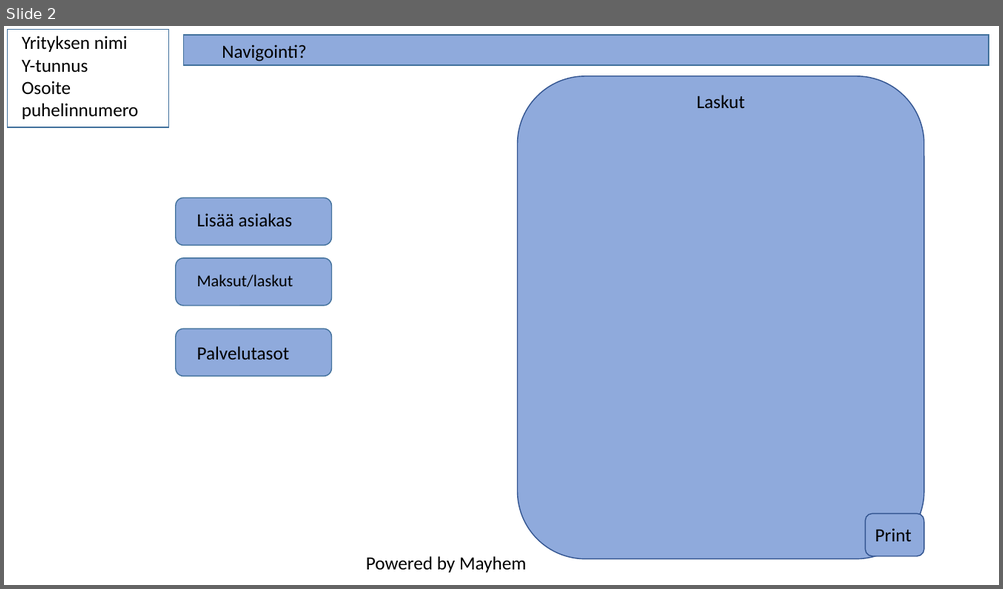
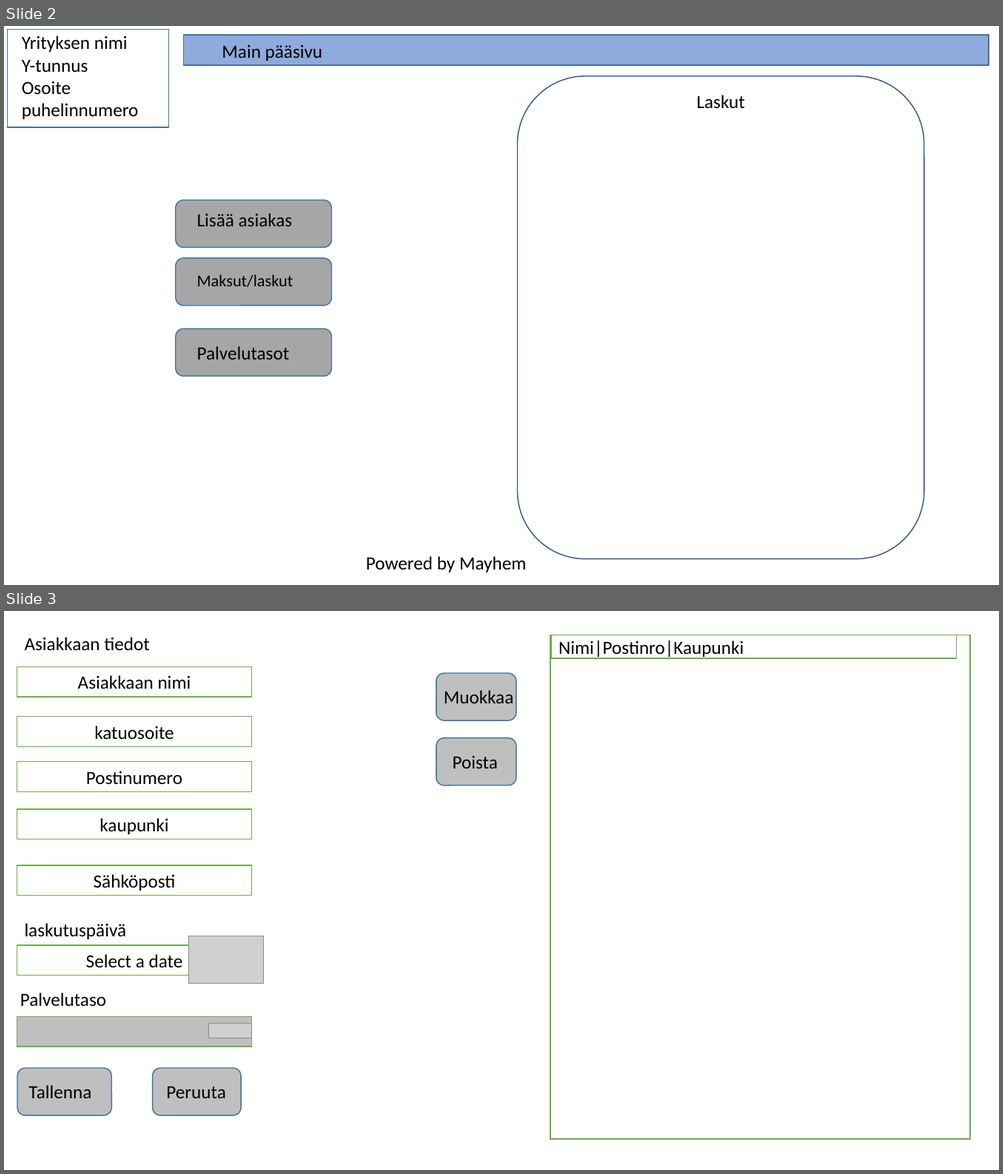
Before and after one commit to lepi313/Ohjelmistokehitysprojekti, a slide deck: Dokumentit/Visuaalinen suunnittelu.pptx. Shown one above the other, each under a label of ours: slide 2 before the commit, slides 2 and 3 after it. The pictures are 1003x589 and 1003x1174 pixels, drawn with LibreOffice and Linux fonts; fonts in the diff are those of the drawing; grey boxes stand for pictures. Boxes give left, top, right and bottom in pixels: in the first picture for what was removed or moved away, otherwise in the second. Text is boxed around its words. In the diff, an @@ line names an element or a change of style, - is before the commit and + after.

```diff
--- a/Dokumentit/Visuaalinen suunnittelu.pptx
+++ b/Dokumentit/Visuaalinen suunnittelu.pptx
@@ slide 3 added at (x1=4, y1=611, x2=999, y2=1170), background #FFFFFF @@
@@ text added at (x1=25, y1=637, x2=149, y2=651), 18 pt, text #000000 @@
+Asiakkaan tiedot
@@ rectangle added at (x1=550, y1=635, x2=970, y2=1139), fill #FFFFFF, outline #70AD47 1 pt @@
@@ rectangle added at (x1=551, y1=635, x2=956, y2=658), fill #FFFFFF, outline #70AD47 1 pt, 18 pt, text #000000 @@
+Nimi|Postinro|Kaupunki
@@ rectangle added at (x1=17, y1=667, x2=252, y2=697), fill #FFFFFF, outline #70AD47 1 pt, 18 pt, text #000000 @@
+Asiakkaan nimi
@@ rounded rectangle added at (x1=436, y1=673, x2=516, y2=721), fill #BFBFBF, outline #43739E 1 pt @@
@@ text added at (x1=444, y1=690, x2=514, y2=703), 18 pt, text #000000 @@
+Muokkaa
@@ rectangle added at (x1=17, y1=717, x2=252, y2=747), fill #FFFFFF, outline #70AD47 1 pt, 18 pt, text #000000 @@
+katuosoite
@@ rounded rectangle added at (x1=436, y1=738, x2=516, y2=786), fill #BFBFBF, outline #43739E 1 pt @@
@@ rectangle added at (x1=17, y1=762, x2=252, y2=792), fill #FFFFFF, outline #70AD47 1 pt, 18 pt, text #000000 @@
+Postinumero
@@ text added at (x1=452, y1=755, x2=498, y2=769), 18 pt, text #000000 @@
+Poista
@@ rectangle added at (x1=17, y1=809, x2=252, y2=840), fill #FFFFFF, outline #70AD47 1 pt, 18 pt, text #000000 @@
+kaupunki
@@ rectangle added at (x1=17, y1=866, x2=252, y2=895), fill #FFFFFF, outline #70AD47 1 pt, 18 pt, text #000000 @@
+Sähköposti
@@ text added at (x1=25, y1=923, x2=127, y2=940), 18 pt, text #000000 @@
+laskutuspäivä
@@ picture added at (x1=189, y1=937, x2=264, y2=984) @@
@@ rectangle added at (x1=17, y1=945, x2=252, y2=975), fill #FFFFFF, outline #70AD47 1 pt, 18 pt, text #000000 @@
+Select a date
@@ text added at (x1=20, y1=993, x2=106, y2=1007), 18 pt, text #000000 @@
+Palvelutaso
@@ rectangle added at (x1=17, y1=1017, x2=252, y2=1047), fill #BFBFBF, outline #70AD47 1 pt @@
@@ picture added at (x1=209, y1=1024, x2=252, y2=1039) @@
@@ rounded rectangle added at (x1=17, y1=1068, x2=111, y2=1116), fill #BFBFBF, outline #43739E 1 pt @@
@@ rounded rectangle added at (x1=153, y1=1068, x2=242, y2=1116), fill #BFBFBF, outline #43739E 1 pt @@
@@ text added at (x1=28, y1=1085, x2=91, y2=1099), 18 pt, text #000000 @@
+Tallenna
@@ text added at (x1=166, y1=1087, x2=225, y2=1099), 18 pt, text #000000 @@
+Peruuta
@@ slide 2 changed as well @@
@@ text at (x1=222, y1=44, x2=323, y2=61): text changed @@
-Navigointi?
+Main pääsivu
@@ rounded rectangle at (x1=518, y1=76, x2=924, y2=560): fill #8FAADC to none @@
@@ fill #8FAADC to #A6A6A6 in 3 elements at (x1=176, y1=258, x2=332, y2=306), (x1=176, y1=329, x2=332, y2=377), (x1=176, y1=200, x2=332, y2=247) @@
@@ rounded rectangle removed at (x1=865, y1=514, x2=924, y2=557) @@
@@ text removed at (x1=875, y1=528, x2=911, y2=542) @@
-Print
```
Also in this commit, not shown: 1 other slide added, 1 slide removed, 4 other files.
